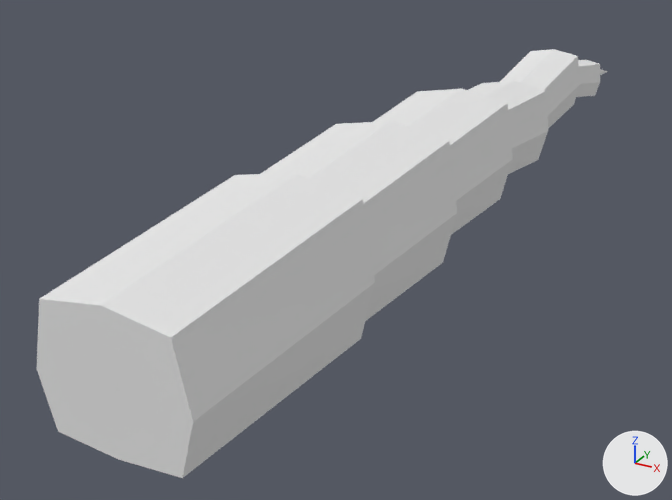
The Blender file dev/Equipment Parts/Elementals/argustail.blend as it was, and as the next commit left it.
Camera for both pictures: a camera (50 mm lens) standing at (0.356, -0.922, 0.307) and looking at (-0.118, -0.06, -0.124). Every picture has the same lights, and +X, +Y and +Z are marked at lower right.

Objects in the first picture: 'Base', 'Body', 'Tail01', 'Tail03', 'Tail04', 'Tail05'.
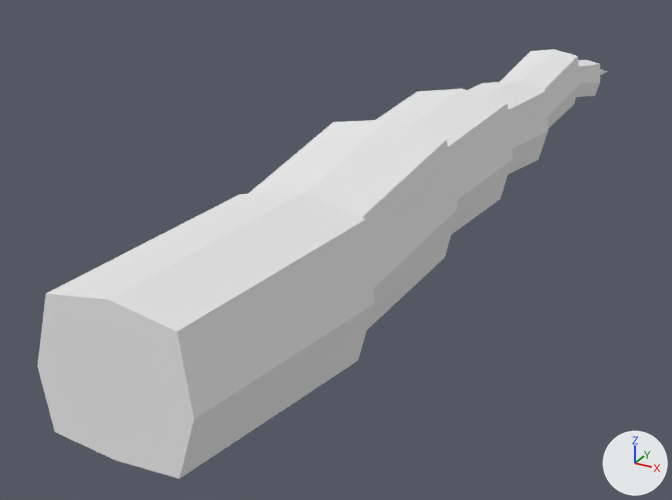
What differs and where, as boxes [x1, y1, x2, y2] in the pictures (672 x 500 px):
'Body', moved, turned
    before: [37, 174, 375, 478]
    after: [38, 193, 375, 479]
'Tail01', moved, turned
    before: [261, 121, 457, 320]
    after: [248, 120, 458, 330]

The change, as a diff of the scene's bpy script:
```diff
--- a/dev/Equipment Parts/Elementals/argustail.blend.py
+++ b/dev/Equipment Parts/Elementals/argustail.blend.py
@@ me_body @@
 me_body.from_pydata(...)  # 18 vertices, 16 faces; spans x -0.069..0.069, y -0.114..0.109, z -0.066..0.072
 # used by ob_body; location = (0.0, -0.446, 0.0)
+# me_body part 2: the whole mesh is moved by (0.0, -0.07, 0.0)
 me_body.materials.append(mat_argus)
@@ me_tail01 @@
 me_tail01.from_pydata(...)  # 18 vertices, 16 faces; spans x -0.069..0.069, y -0.054..0.168, z -0.066..0.072
 # used by ob_tail01; parent = ob_body; location = (0.0, -0.337, 0.0)
+# me_tail01 part 1: the whole mesh is moved by (0.0, -0.13, 0.0)
 me_tail01.materials.append(mat_argus)
@@ ob_body @@
 ob_body = bpy.data.objects.new('Body', me_body)
-ob_body.location = (0.0, -0.446, 0.0)
+ob_body.parent = ob_tail01
+ob_body.matrix_parent_inverse = Matrix(((1.0, 0.0, 0.0, 0.0), (0.0, 1.0, 0.0, 0.337), (0.0, 0.0, 1.0, 0.0), (0.0, 0.0, 0.0, 1.0)))
+ob_body.location = (0.0, -0.506, 0.0)
+ob_body.rotation_euler = (-0.175, 0.0, 0.0)  # degrees (-10, 0, 0)
@@ ob_tail01 @@
 ob_tail01 = bpy.data.objects.new('Tail01', me_tail01)
-ob_tail01.parent = ob_body
-ob_tail01.matrix_parent_inverse = Matrix(((1.0, 0.0, 0.0, 0.0), (0.0, 1.0, 0.0, 0.446), (0.0, 0.0, 1.0, 0.0), (0.0, 0.0, 0.0, 1.0)))
-ob_tail01.location = (0.0, -0.337, 0.0)
+ob_tail01.parent = ob_base
+ob_tail01.matrix_parent_inverse = Matrix(((1.0, 0.0, 0.0, 0.0), (0.0, 1.0, 0.0, 0.169), (0.0, 0.0, 1.0, 0.0), (0.0, 0.0, 0.0, 1.0)))
+ob_tail01.location = (0.0, -0.207, 0.0)
+ob_tail01.rotation_euler = (0.0873, 0.0, 0.0)  # degrees (5, 0, 0)
```
